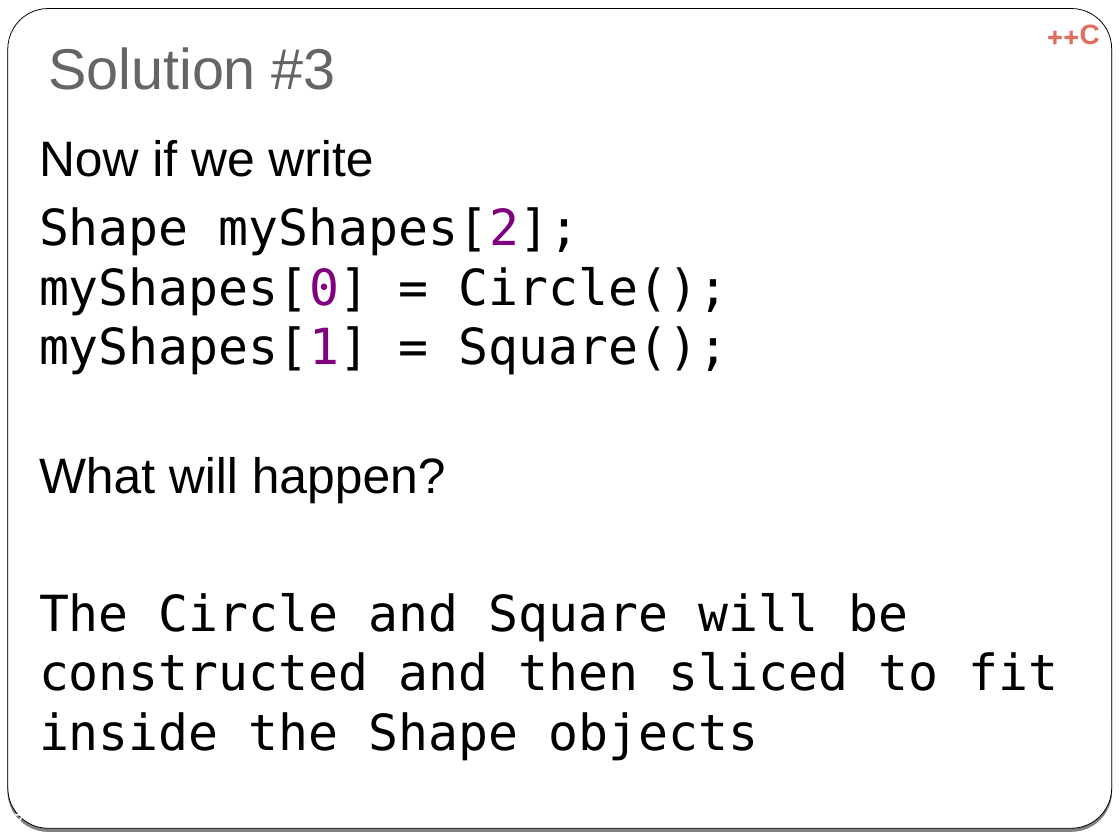
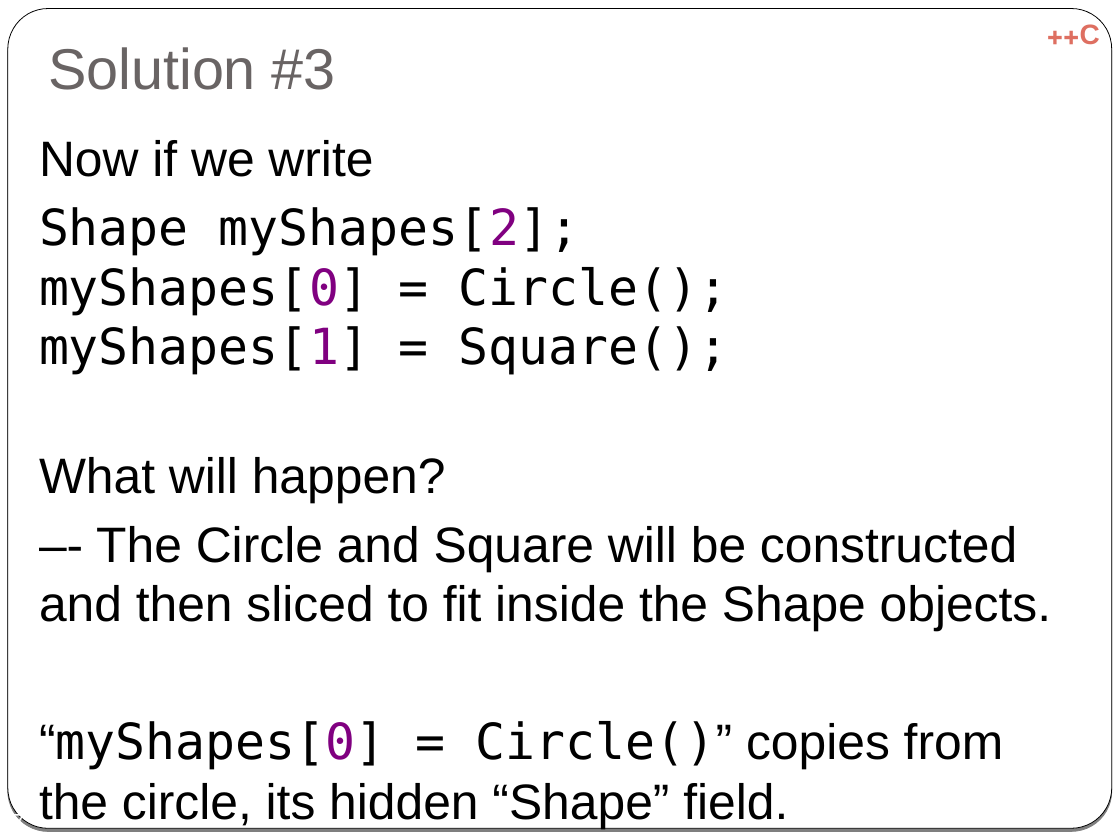
Before and after one commit to cpp-at-ariel/cpp-5778, a slide deck: slide 7 of week06-inheritance/slides-virtual.odp. Drawn at 1120x840 pixels with LibreOffice and Linux fonts; fonts in the diff are those of the drawing. Boxes give left, top, right and bottom in pixels: in the first picture for what was removed or moved away, otherwise in the second. Text is boxed around its words. In the diff, an @@ line names an element or a change of style, - is before the commit and + after.

```diff
--- a/week06-inheritance/slides-virtual.odp
+++ b/week06-inheritance/slides-virtual.odp
@@ text at (x1=39, y1=526, x2=1051, y2=829): text changed; font DejaVu Sans Mono to Arial @@
-The Circle and Square will be constructed and then sliced to fit inside the Shape objects
+–- The Circle and Square will be constructed and then sliced to fit inside the Shape objects.
+“myShapes[0] = Circle()” copies from the circle, its hidden “Shape” field.
```
Also in this commit, not shown: 17 other slides changed, 1 slide added, 6 other files.
